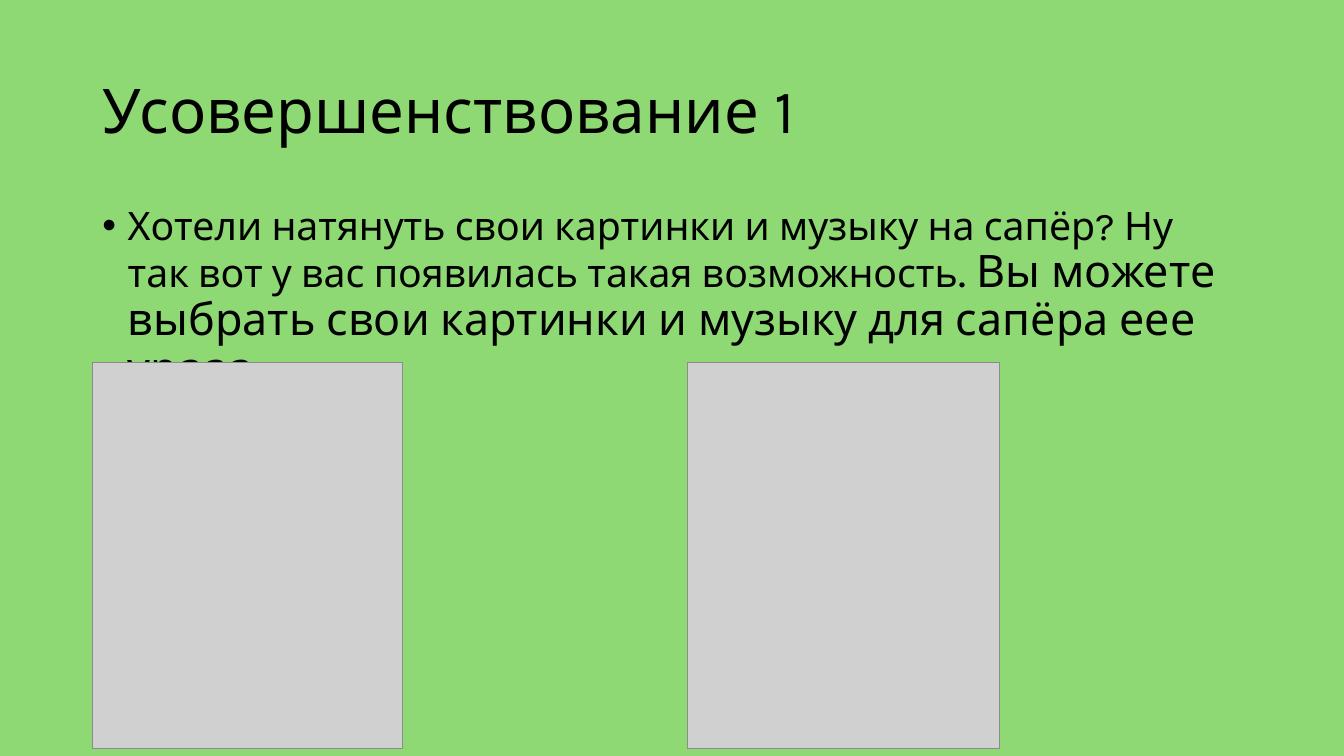
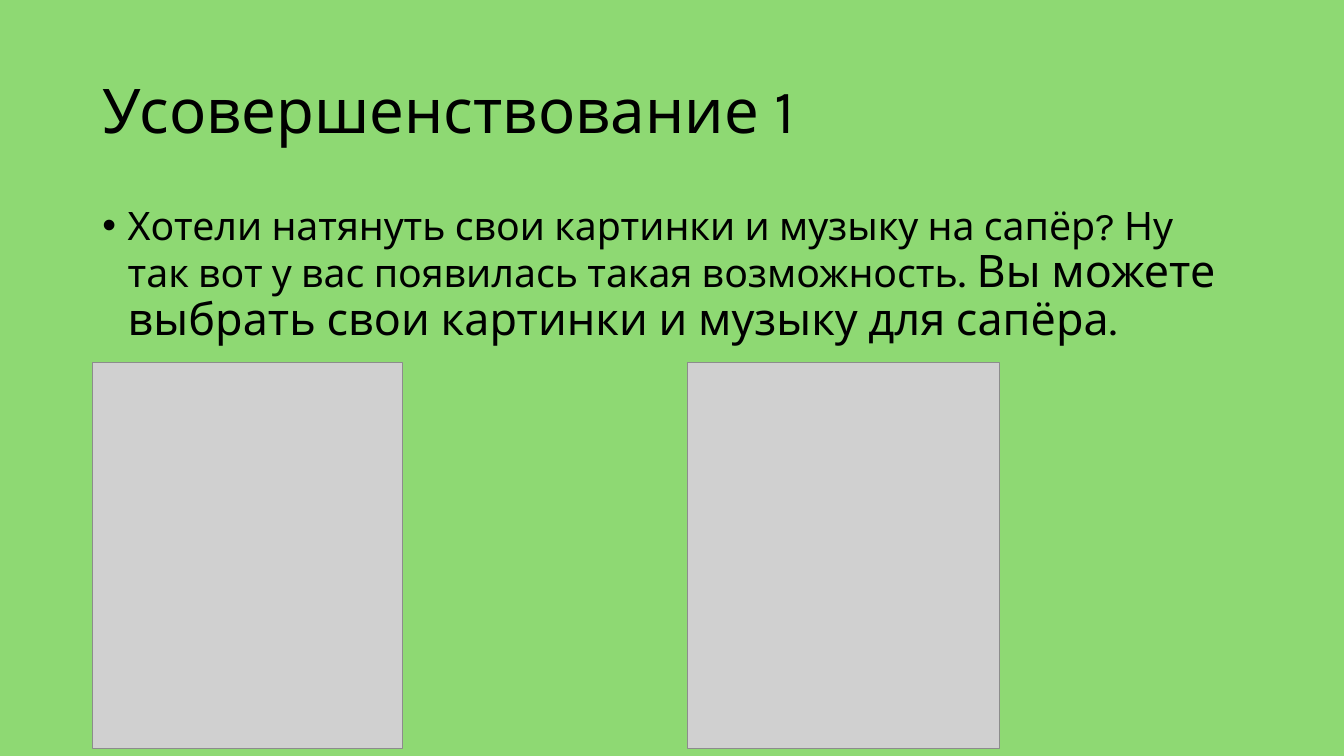
Before and after one commit to ender-gamerplay/project_1, a slide deck: slide 3 of project_1/Презентация для проекта.pptx. Drawn at 1344x756 pixels with LibreOffice and Linux fonts; fonts in the diff are those of the drawing; grey boxes stand for pictures. Boxes give left, top, right and bottom in pixels: in the first picture for what was removed or moved away, otherwise in the second. Text is boxed around its words. In the diff, an @@ line names an element or a change of style, - is before the commit and + after.

```diff
--- a/project_1/Презентация для проекта.pptx
+++ b/project_1/Презентация для проекта.pptx
@@ text at bbox=[128, 211, 1215, 346]: text changed @@
-• Хотели натянуть свои картинки и музыку на сапёр? Ну так вот у вас появилась такая возможность. Вы можете выбрать свои картинки и музыку для сапёра еее урааа.
+• Хотели натянуть свои картинки и музыку на сапёр? Ну так вот у вас появилась такая возможность. Вы можете выбрать свои картинки и музыку для сапёра.
```
Also in this commit, not shown: 2 other files.
